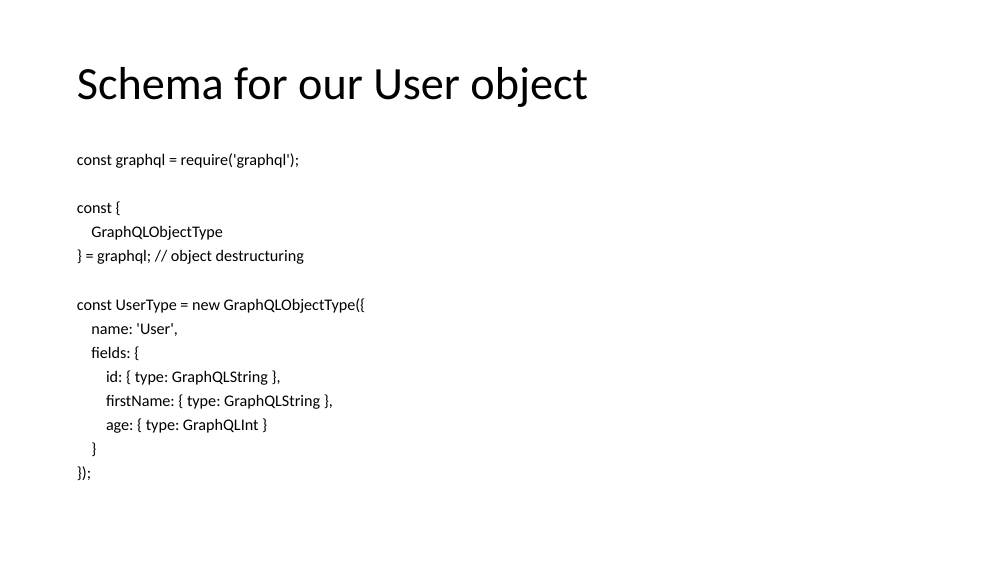
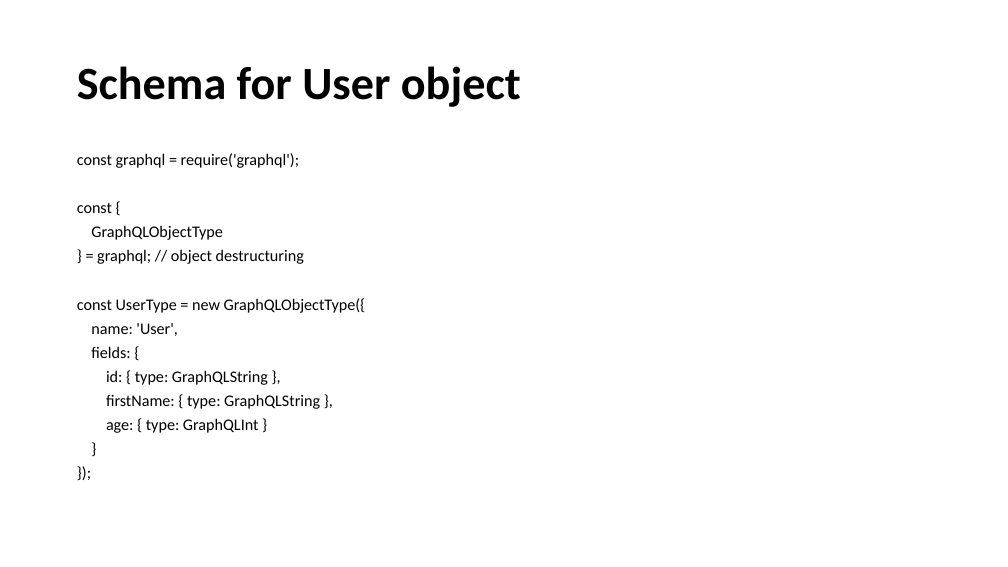
Before and after one commit to arunprabug/graphql-demo, a slide deck: slide 23 of GraphQL-Introduction.pptx (slide 22 before the commit). Drawn at 1008x567 pixels with LibreOffice and Linux fonts; fonts in the diff are those of the drawing. Boxes give left, top, right and bottom in pixels: in the first picture for what was removed or moved away, otherwise in the second. Text is boxed around its words. In the diff, an @@ line names an element or a change of style, - is before the commit and + after.

```diff
--- a/GraphQL-Introduction.pptx
+++ b/GraphQL-Introduction.pptx
@@ title at [77,66,521,107]: text changed; bold on @@
-Schema for our User object
+Schema for User object
```
Also in this commit, not shown: 20 other slides changed, 23 slides added, 1 slide removed.
